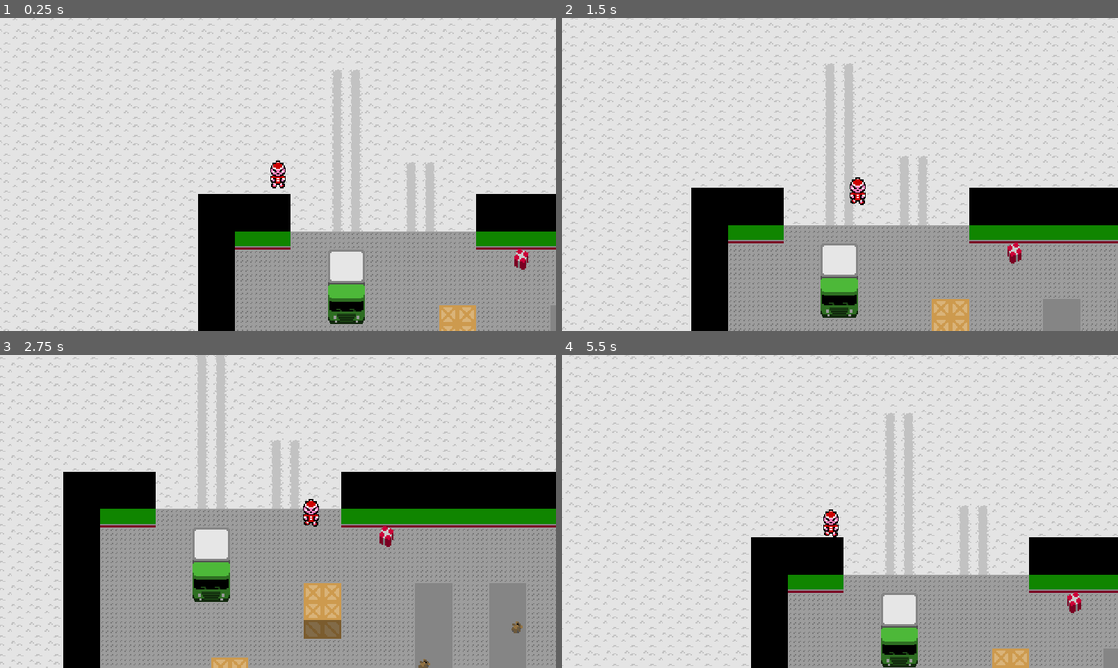
Above: before the commit, frames 1-4 (two rows, left to right).
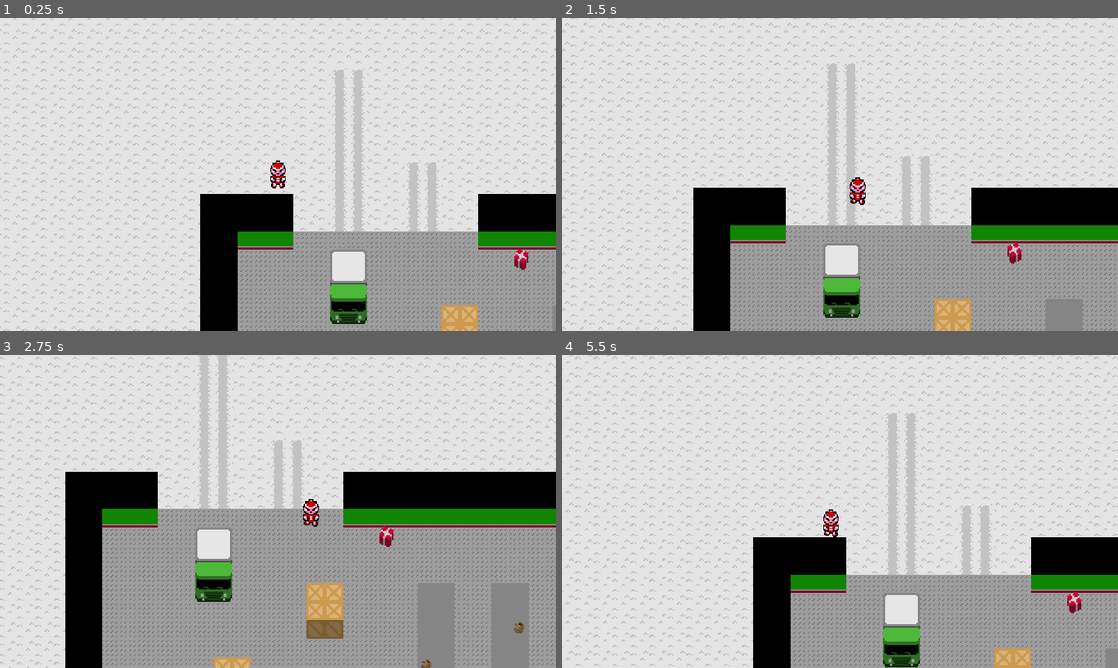
Above: after the commit, the same moments.

Repository: rthurmed/RobbingSanta
Game: Godot game, scene res://Main.tscn
Two runs of this game, one before a commit and one after it. Both use one fixed random seed, a clock stepped at 60 frames per second and the inputs below.
Inputs:
- Up to frame 1 (0.25 s): no input
- Up to frame 2 (1.5 s): hold Right (move_right) 0.53-1.28 s; hold Down (move_down) from 1.28 s (still down)
- Up to frame 3 (2.75 s): release Down (move_down) at 2.03 s; hold Right (move_right) from 2.03 s (still down)
- Up to frame 4 (5.5 s): release Right (move_right) at 2.78 s; hold Up (move_up) 2.78-3.53 s; hold Left (move_left) 3.53-5.03 s; hold Down (move_down) from 5.03 s (still down)

The runs differ from the first frame. In frame 1, 2.4% of the frame differs, in the area x 35-86%, y 16-100%; in frame 2, 2.4%; in frame 3, 2.9%, in the area x 11-95%, y 0-100%; in frame 4, 2.3%.

Commit message:
Elf viewing logic

Diff:
--- a/Elf.gd
+++ b/Elf.gd
@@ -4,42 +4,73 @@
 var follow
 
 var facing = 0.0
+var space_state
+var check_for_player = false
+var scared = false
+
+onready var player = get_tree().get_current_scene().get_node("Player")
+
+signal playerfound
 
 func _ready():
+	space_state = get_world_2d().direct_space_state
 	if get_parent() is PathFollow2D:
 		follow = get_parent()
 
 func _physics_process(delta):
+	if scared:
+		return
+
+	# Verify if can see the player
+	if check_for_player:
+		var result = space_state.intersect_ray(global_position, player.global_position, [self])
+		if result.collider.name == "Player":
+			$AnimatedSprite.play("scream")
+			scared = true
+			emit_signal("playerfound")
+			return
+
+	var initial = global_position
+
+	# Do path
 	if follow:
-		var initial = global_position
 		follow.set_offset(follow.get_offset() + SPEED * delta)
 
-		facing = global_position.angle_to_point(initial)
-		$ViewArea.rotation = facing
+	# Rotate view cone
+	facing = global_position.angle_to_point(initial)
+	$ViewArea.rotation = facing
 
-		var deg_facing = int(rad2deg(facing))
+	# Rotate sprite
+	var deg_facing = int(rad2deg(facing))
 
-		# 135 > || < -135	left
-		# -135 < X < -45	up
-		# -45 < X < 45		right
-		# 45 < X < 135		down
+	# 135 > || < -135	left
+	# -135 < X < -45	up
+	# -45 < X < 45		right
+	# 45 < X < 135		down
 
-		# Left
-		if 135 > deg_facing || deg_facing < -135:
-			$AnimatedSprite.play("side")
-			$AnimatedSprite.flip_h = true
+	# Left
+	if 135 > deg_facing || deg_facing < -135:
+		$AnimatedSprite.play("side")
+		$AnimatedSprite.flip_h = true
 
-		# Up
-		if -135 < deg_facing && deg_facing < -45:
-			$AnimatedSprite.play("up")
-			$AnimatedSprite.flip_h = false
+	# Up
+	if -135 < deg_facing && deg_facing < -45:
+		$AnimatedSprite.play("up")
+		$AnimatedSprite.flip_h = false
 
-		# Right
-		if -45 < deg_facing && deg_facing < 45:
-			$AnimatedSprite.play("side")
-			$AnimatedSprite.flip_h = false
+	# Right
+	if -45 < deg_facing && deg_facing < 45:
+		$AnimatedSprite.play("side")
+		$AnimatedSprite.flip_h = false
 
-		# Down
-		if 45 < deg_facing && deg_facing < 135:
-			$AnimatedSprite.play("down")
-			$AnimatedSprite.flip_h = false
+	# Down
+	if 45 < deg_facing && deg_facing < 135:
+		$AnimatedSprite.play("down")
+		$AnimatedSprite.flip_h = false
+
+func _on_ViewArea_body_entered(body):
+	check_for_player = body.name == "Player"
+
+func _on_ViewArea_body_exited(body):
+	if body.name == "Player":
+		check_for_player = false
--- a/Elf.tscn
+++ b/Elf.tscn
@@ -102,13 +102,19 @@
 
 [node name="ViewArea" type="Area2D" parent="."]
 rotation = 1.5708
+collision_layer = 0
 
 [node name="CollisionShape2D" type="CollisionShape2D" parent="ViewArea"]
 shape = SubResource( 13 )
 
 [node name="Light2D" type="Light2D" parent="ViewArea"]
-position = Vector2( 0, 0.000236511 )
 rotation = -1.5708
 texture = ExtResource( 3 )
 offset = Vector2( 0, 65 )
 shadow_enabled = true
+
+[node name="Aim" type="Node2D" parent="ViewArea"]
+position = Vector2( 13, -4.673e-05 )
+rotation = -1.5708
+[connection signal="body_entered" from="ViewArea" to="." method="_on_ViewArea_body_entered"]
+[connection signal="body_exited" from="ViewArea" to="." method="_on_ViewArea_body_exited"]
--- a/Main.tscn
+++ b/Main.tscn
@@ -348,13 +348,19 @@
 [node name="GroundTileMap" type="TileMap" parent="."]
 tile_set = SubResource( 1 )
 cell_size = Vector2( 16, 16 )
+collision_layer = 0
+collision_mask = 0
+occluder_light_mask = 0
 format = 1
 tile_data = PoolIntArray( -1638401, 1, 0, -1703936, 1, 0, -1703935, 1, 0, -1703934, 1, 0, -1703933, 1, 0, -1703932, 1,  …(221065 unchanged characters)…
 
 [node name="ObstacleTileMap" type="TileMap" parent="."]
+position = Vector2( 2, 0 )
 tile_set = SubResource( 20 )
 cell_size = Vector2( 16, 16 )
 cell_y_sort = true
+collision_layer = 3
+collision_mask = 3
 format = 1
 tile_data = PoolIntArray( -393202, 1610612750, 0, -393201, 1610612750, 0, -327666, 13, 0, -327665, 13, 0, -262130, 13,  …(11561 unchanged characters)…
 
@@ -401,3 +407,5 @@
 rotate = false
 
 [node name="Elf" parent="Paths/Path2D2/PathFollow2D" instance=ExtResource( 4 )]
+[connection signal="playerfound" from="Paths/Path2D1/PathFollow2D/Elf" to="Player" method="_on_Elf_playerfound"]
+[connection signal="playerfound" from="Paths/Path2D2/PathFollow2D/Elf" to="Player" method="_on_Elf_playerfound"]
--- a/Player.gd
+++ b/Player.gd
@@ -1,6 +1,8 @@
 extends KinematicBody2D
 
 const SPEED = 100
+
+var found = false
 
 func _process(delta):
 	if Input.is_action_just_released("quit"):
@@ -10,6 +12,10 @@
 
 func _physics_process(delta):
 	var velocity = Vector2()
+
+	if found:
+		$AnimatedSprite.play("idle")
+		return
 
 	if Input.is_action_pressed("move_right"):
 		velocity.x += 1
@@ -27,3 +33,7 @@
 		$AnimatedSprite.play("idle")
 	else:
 		$AnimatedSprite.play("down")
+
+
+func _on_Elf_playerfound():
+	found = true
--- a/Player.tscn
+++ b/Player.tscn
@@ -38,7 +38,6 @@
 [node name="AnimatedSprite" type="AnimatedSprite" parent="."]
 frames = SubResource( 4 )
 animation = "down"
-frame = 1
 playing = true
 
 [node name="CollisionShape2D" type="CollisionShape2D" parent="."]
